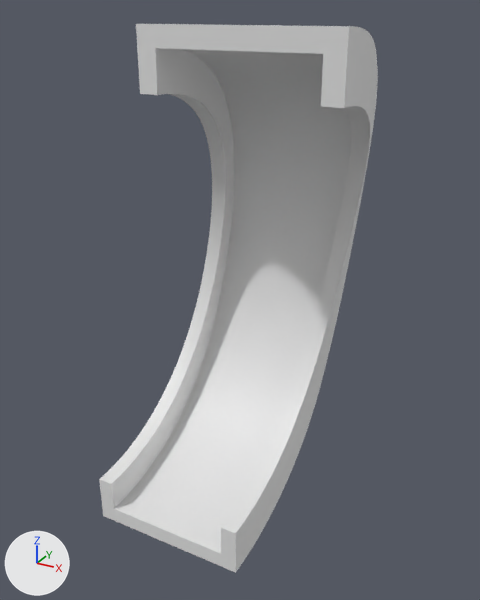
The Blender file Blend/TrackBlocksHighWalls.blend: old version first, new version second.
One viewpoint serves both versions: a 50 mm lens placed at (3.91, -6.18, 6.13), pointed at (0.32, 0.34, 2.87). The axes (+X, +Y, +Z) are drawn at lower left. The lights are the same throughout. The same objects are shown in both versions, whatever each file hides.

Objects in the first picture: 'Loop'.
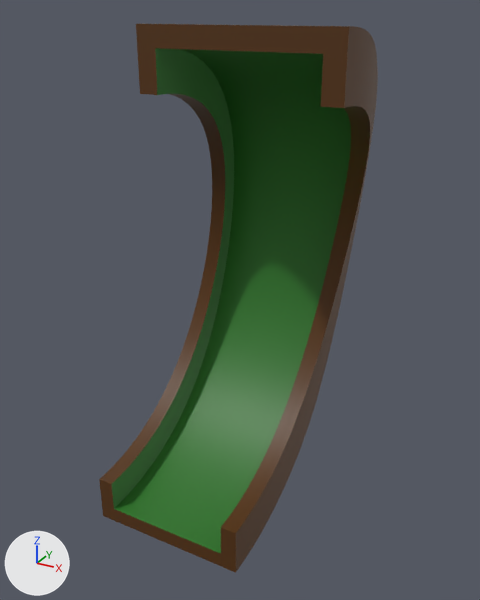
The change in detail:
me_cube_003 has 1208 vertices, 1202 faces and spans x -1.0..2.0, y 1.0..4.0, z 0.0..6.0.
me_cube_003 is used by ob_loop; location (0.0, -2.0, 0.0).
me_cube_003 part 1: 300 of the faces centred in x -0.8..1.0, y 1.03..3.8, z 0.2..5.8 switch from no material to mat_green (dark green #2f7829).
me_cube_003 part 2: 902 of the faces centred in x -1.0..2.0, y 1.0..4.0, z 0.0..6.0 switch from no material to mat_wood (brown #553000).

Boxes (x1, y1, x2, y2) around the edits, measured in the pictures (480 x 600 px):
part 1 of me_cube_003, recoloured (white to green): (112, 48, 351, 554) in both
part 2 of me_cube_003, recoloured (grey to brown): (99, 24, 378, 573) in both
